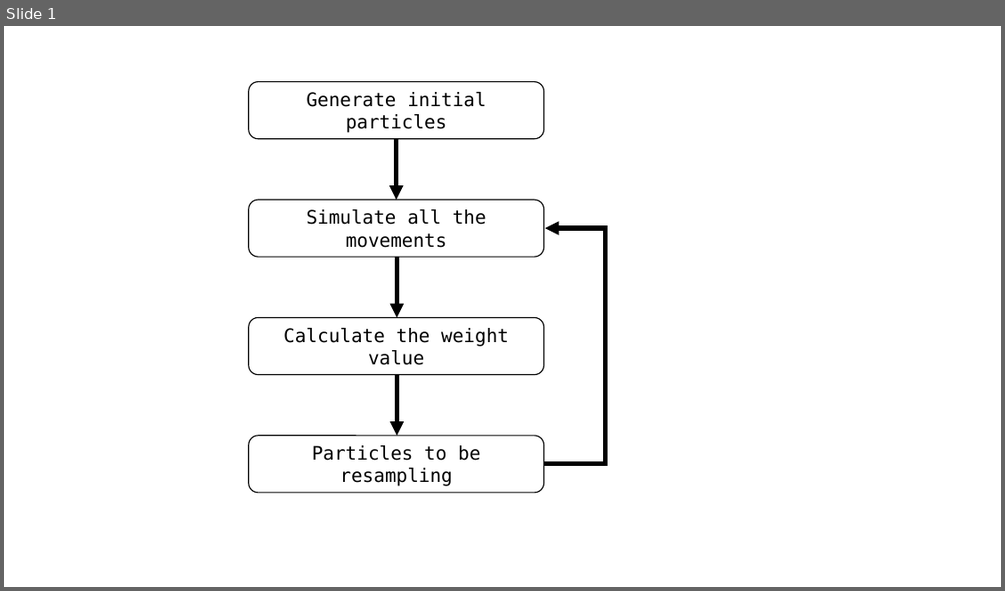
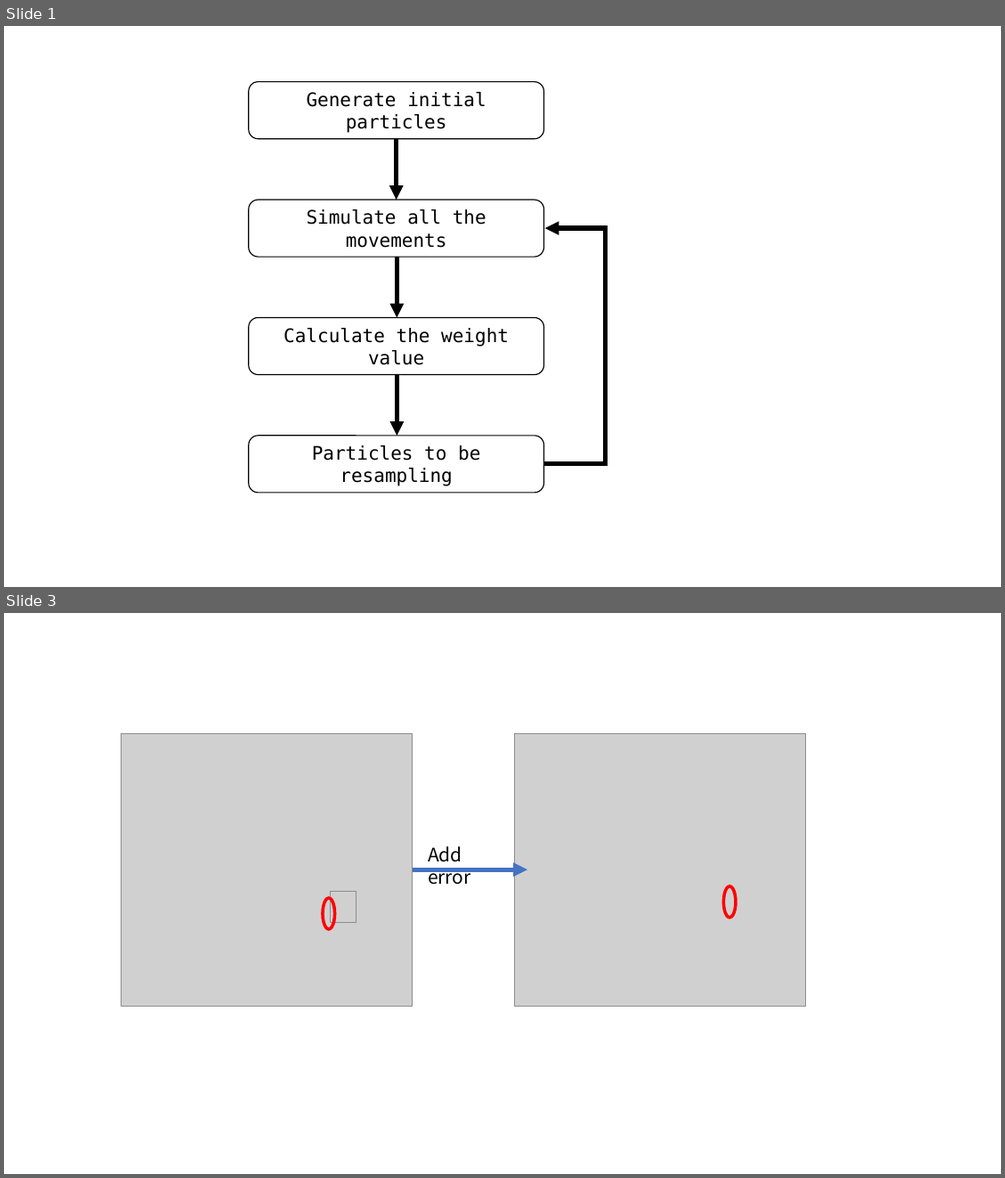
Before and after one commit to AnkorTn/AI3603_HW, a slide deck: HW3/structure.pptx. Shown one above the other, each under a label of ours: slide 1 before the commit, slides 1 and 3 after it; the slides between them are not shown. The pictures are 1005x591 and 1005x1178 pixels, drawn with LibreOffice and Linux fonts; fonts in the diff are those of the drawing; grey boxes stand for pictures; background and template pictures are left out. Boxes give left, top, right and bottom in pixels: in the first picture for what was removed or moved away, otherwise in the second. Text is boxed around its words. In the diff, an @@ line names an element or a change of style, - is before the commit and + after.

```diff
--- a/HW3/structure.pptx
+++ b/HW3/structure.pptx
@@ slide 3 added at box(4, 613, 1001, 1174), background #FFFFFF @@
@@ picture added at box(121, 733, 412, 1005) @@
@@ picture added at box(514, 733, 805, 1005) @@
@@ text added at box(428, 846, 471, 884), 18 pt, text #000000 @@
+Add error
@@ arrow added from (413, 869) to (527, 869), #4472C4 4.5 pt @@
@@ ellipse added at box(323, 898, 334, 929), outline #FF0000 3 pt @@
@@ picture added at box(331, 892, 356, 923) @@
@@ ellipse added at box(723, 886, 736, 917), outline #FF0000 3 pt @@
```
Also in this commit, not shown: 2 other slides added, 4 other files.
